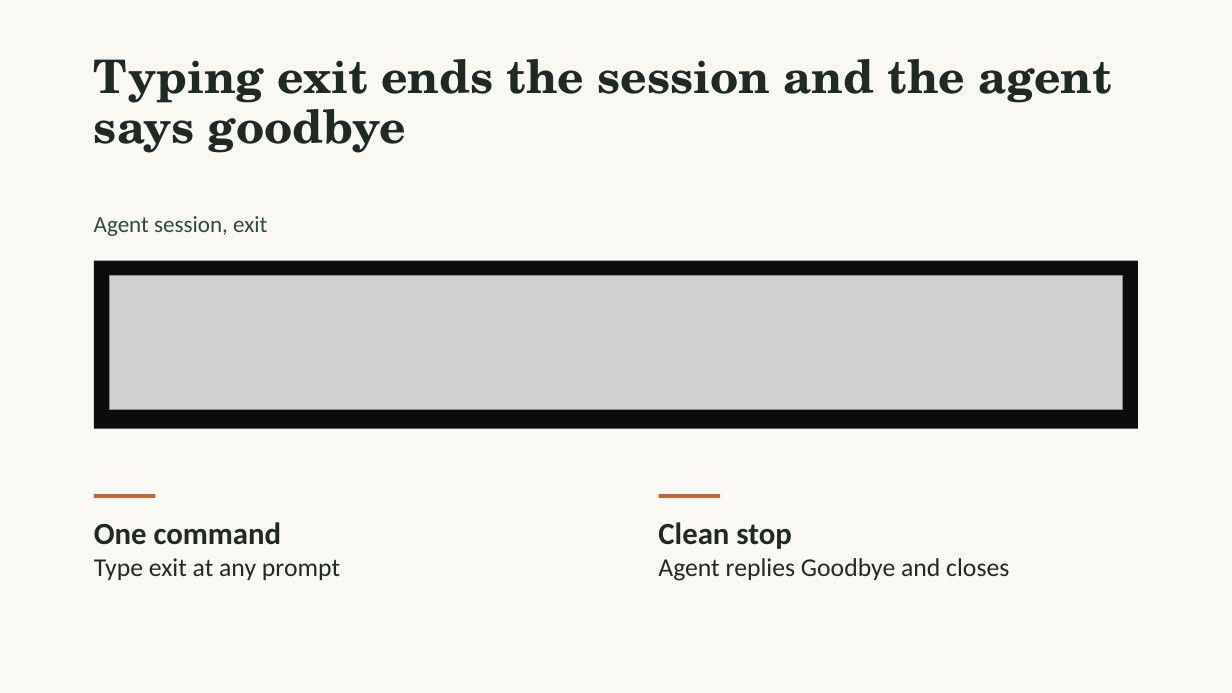
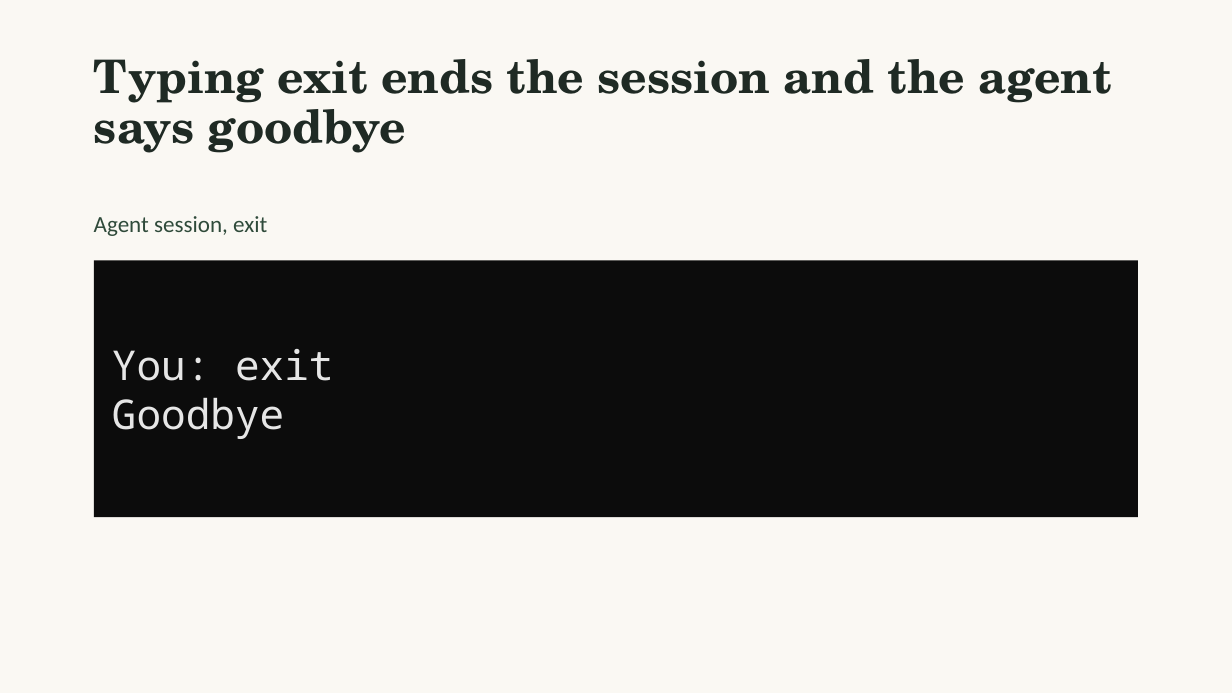
Before and after one commit to gabrieleguetta/ai-workshop-project, a slide deck: slide 19 of MVP-Presentation.pptx (slide 3 before the commit). Drawn at 1232x693 pixels with LibreOffice and Linux fonts; fonts in the diff are those of the drawing; grey boxes stand for pictures. Boxes give left, top, right and bottom in pixels: in the first picture for what was removed or moved away, otherwise in the second. Text is boxed around its words. In the diff, an @@ line names an element or a change of style, - is before the commit and + after.

Commit message:
presentation

```diff
--- a/MVP-Presentation.pptx
+++ b/MVP-Presentation.pptx
@@ rectangle: place and size @@
-rectangle at (94, 261, 1139, 429)
+rectangle at (94, 261, 1139, 518)
@@ picture removed at (109, 276, 1123, 409) @@
@@ text added at (112, 349, 334, 439), 32 pt, text #E6E6E6 @@
+You: exit
+Goodbye
@@ rectangle removed at (94, 494, 156, 498) @@
@@ rectangle removed at (659, 494, 721, 498) @@
@@ text removed at (94, 522, 340, 580) @@
-One command
-Type exit at any prompt
@@ text removed at (658, 522, 1009, 581) @@
-Clean stop
-Agent replies Goodbye and closes
```
Also in this commit, not shown: 1 other file.
